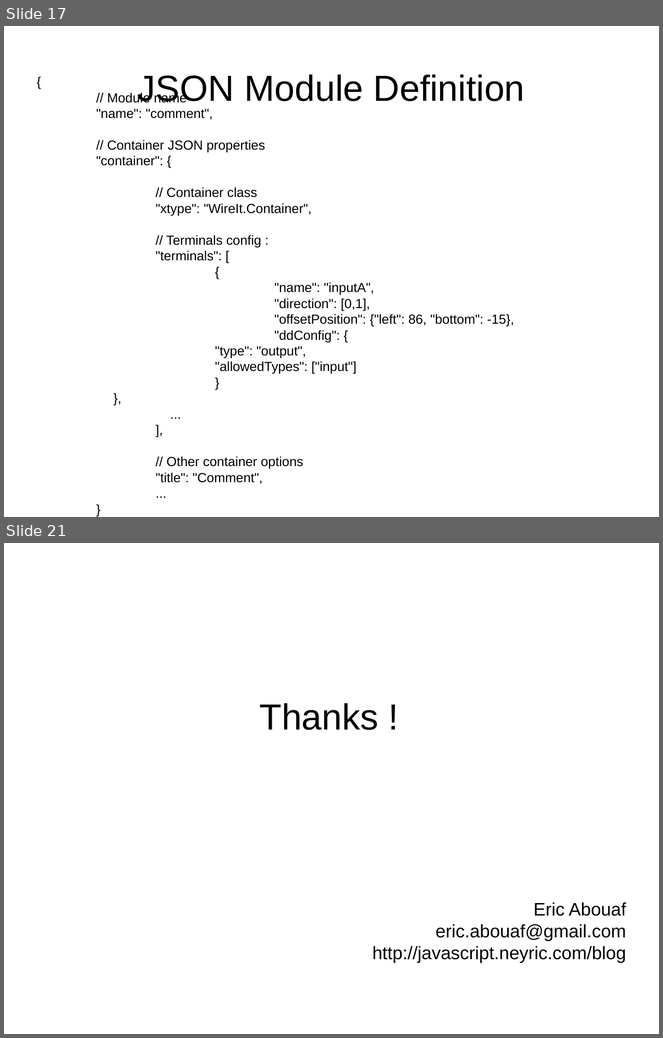
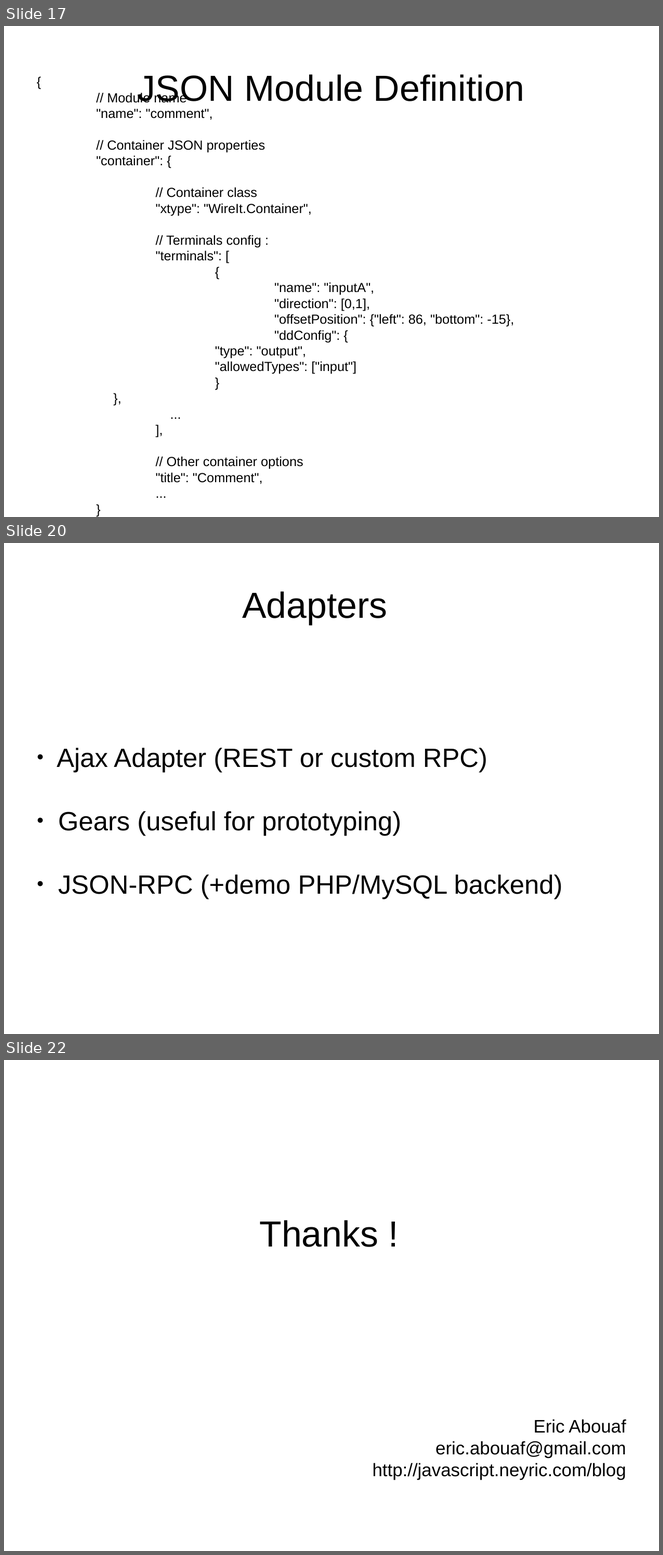
Before and after one commit to ericabouaf/wireit, a slide deck: res/WireIt presentation.odp. Shown one above the other, each under a label of ours: slides 17 and 21 before the commit, slides 17, 20 and 22 after it; the slides between them are not shown. The pictures are 663x1038 and 663x1555 pixels, drawn with LibreOffice and Linux fonts; fonts in the diff are those of the drawing. Boxes give left, top, right and bottom in pixels: in the first picture for what was removed or moved away, otherwise in the second. Text is boxed around its words. In the diff, an @@ line names an element or a change of style, - is before the commit and + after.

Commit message:
AjaxAdapter: method can also be a function

```diff
--- a/res/WireIt presentation.odp
+++ b/res/WireIt presentation.odp
@@ slide 20 added at <box>4,543,659,1034</box>, background #FFFFFF @@
@@ title added at <box>242,591,387,625</box>, 44 pt, text #000000 @@
+Adapters
@@ subtitle added at <box>57,748,563,899</box>, 32 pt, text #000000 @@
+● Ajax Adapter (REST or custom RPC)
+● Gears (useful for prototyping)
+● JSON-RPC (+demo PHP/MySQL backend)
@@ what was slide 21 is now slide 22 @@
```
Also in this commit, not shown: 9 slides changed, 3 other files.
